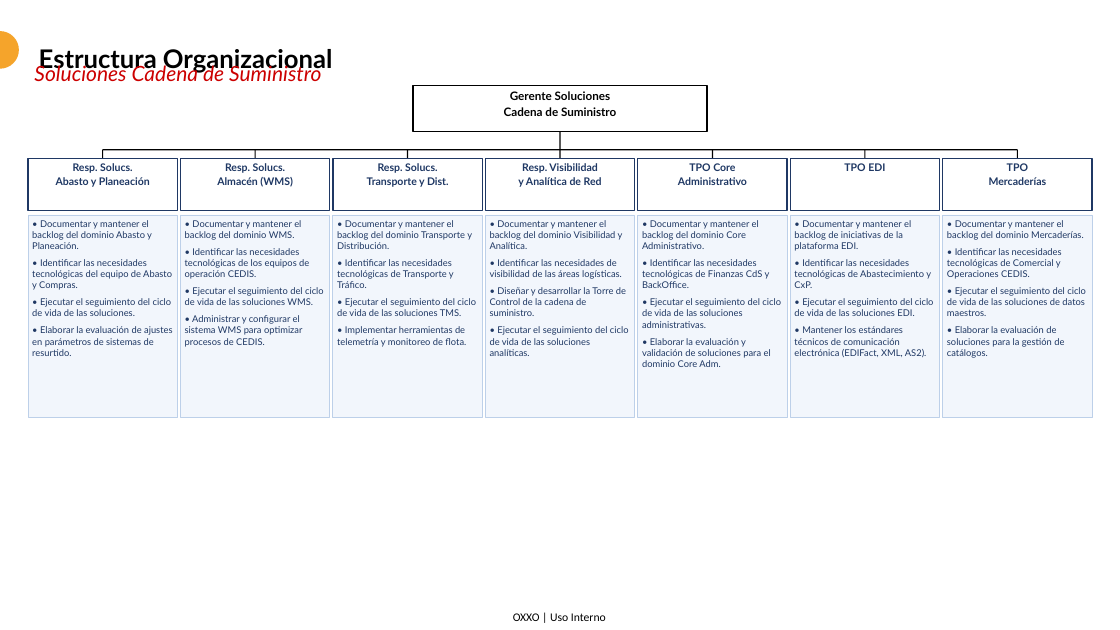
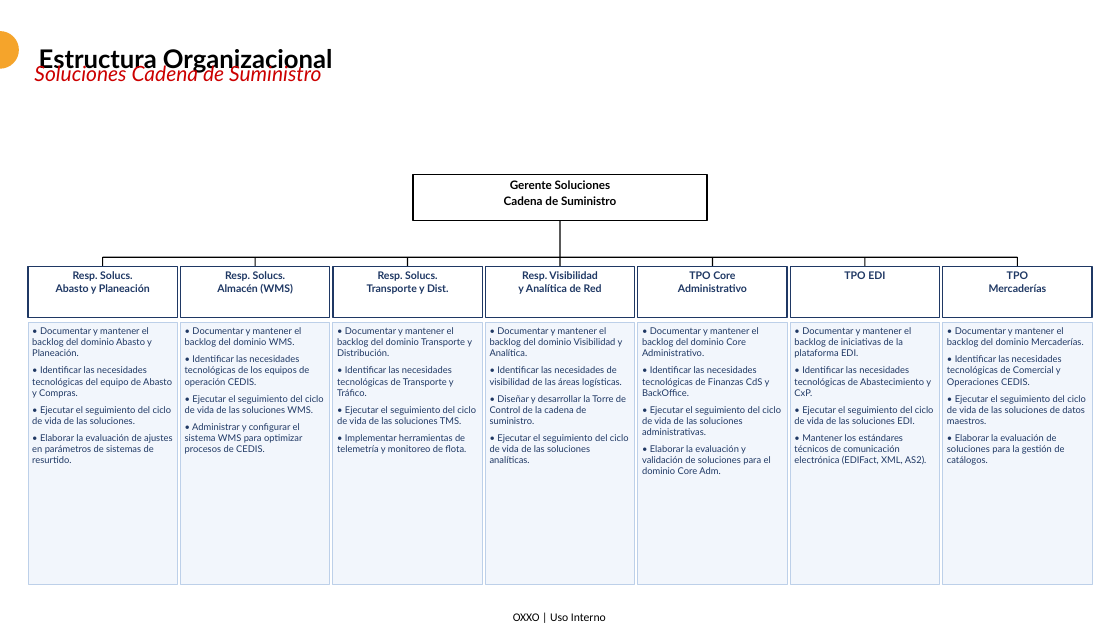
Before and after one commit to Rojast-AI/oxxo, a slide deck: slide 56 of TI/Playbook/TI Playbook.pptx. Drawn at 1120x630 pixels with LibreOffice and Linux fonts; fonts in the diff are those of the drawing; background and template pictures are left out. Boxes give left, top, right and bottom in pixels: in the first picture for what was removed or moved away, otherwise in the second. Text is boxed around its words. In the diff, an @@ line names an element or a change of style, - is before the commit and + after.

```diff
--- a/TI/Playbook/TI Playbook.pptx
+++ b/TI/Playbook/TI Playbook.pptx
@@ rectangle "Gerente Soluciones": place and size @@
-rectangle "Gerente Soluciones" at (413, 86, 707, 132)
+rectangle "Gerente Soluciones" at (413, 175, 707, 221)
@@ rectangle: place and size @@
-rectangle at (560, 131, 560, 150)
+rectangle at (560, 220, 560, 257)
@@ 15 rectangles: place and size @@
-15 rectangles at (28, 150, 1092, 210)
+15 rectangles at (28, 257, 1092, 318)
@@ rectangle "• Documentar y mantener el ...": place and size @@
-rectangle "• Documentar y mantener el ..." at (28, 215, 177, 418)
+rectangle "• Documentar y mantener el ..." at (28, 323, 177, 585)
@@ rectangle "• Documentar y mantener el ...": place and size @@
-rectangle "• Documentar y mantener el ..." at (181, 215, 330, 418)
+rectangle "• Documentar y mantener el ..." at (181, 323, 330, 585)
@@ rectangle "• Documentar y mantener el ...": place and size @@
-rectangle "• Documentar y mantener el ..." at (333, 215, 482, 418)
+rectangle "• Documentar y mantener el ..." at (333, 323, 482, 585)
@@ rectangle "• Documentar y mantener el ...": place and size @@
-rectangle "• Documentar y mantener el ..." at (486, 215, 635, 418)
+rectangle "• Documentar y mantener el ..." at (486, 323, 635, 585)
@@ rectangle "• Documentar y mantener el ...": place and size @@
-rectangle "• Documentar y mantener el ..." at (638, 215, 787, 418)
+rectangle "• Documentar y mantener el ..." at (638, 323, 787, 585)
@@ rectangle "• Documentar y mantener el ...": place and size @@
-rectangle "• Documentar y mantener el ..." at (791, 215, 940, 418)
+rectangle "• Documentar y mantener el ..." at (791, 323, 940, 585)
@@ rectangle "• Documentar y mantener el ...": place and size @@
-rectangle "• Documentar y mantener el ..." at (943, 215, 1092, 418)
+rectangle "• Documentar y mantener el ..." at (943, 323, 1092, 585)
```
Also in this commit, not shown: 6 other slides changed, 3 other files.
